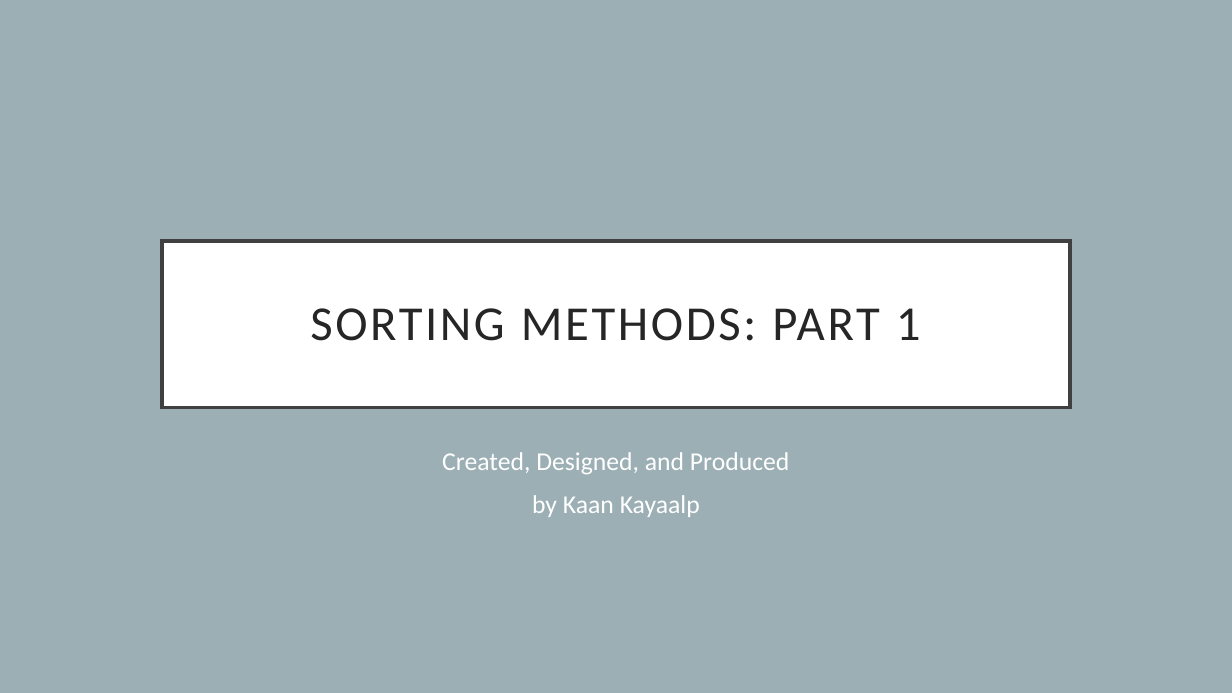
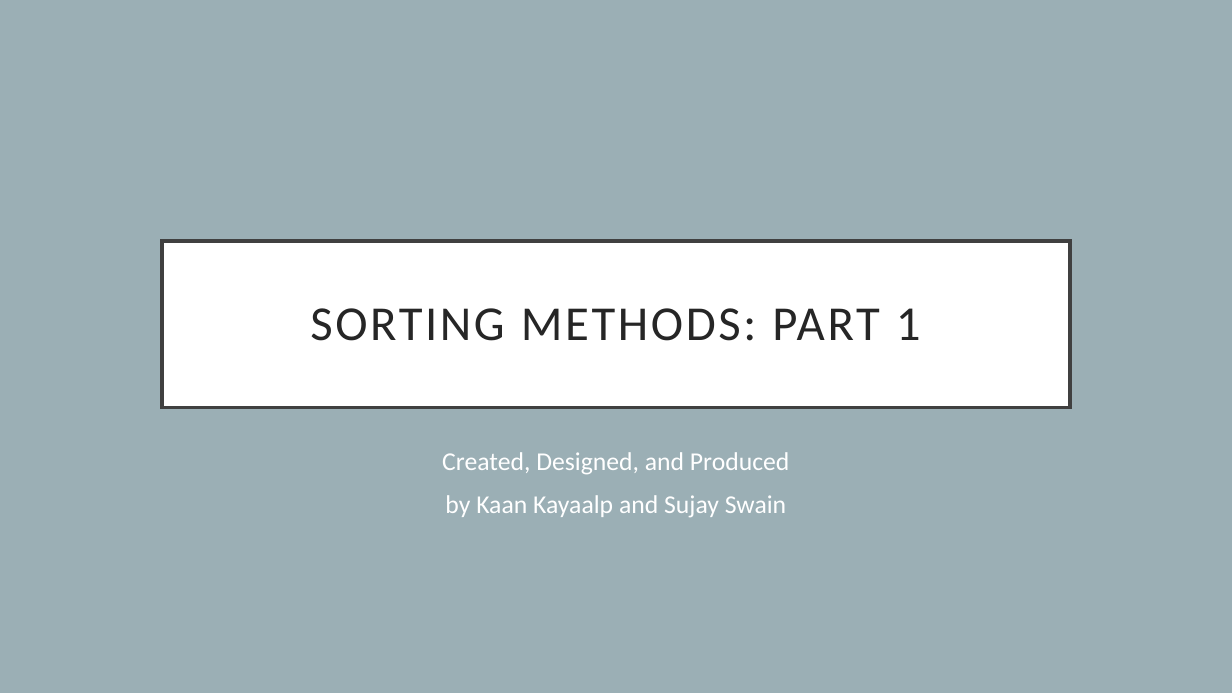
Before and after one commit to susw12/javaRepos, a slide deck: slide 1 of ADS Exercise 2/CS Sorting Video.pptx. Drawn at 1232x693 pixels with LibreOffice and Linux fonts; fonts in the diff are those of the drawing. Boxes give left, top, right and bottom in pixels: in the first picture for what was removed or moved away, otherwise in the second. Text is boxed around its words. In the diff, an @@ line names an element or a change of style, - is before the commit and + after.

```diff
--- a/ADS Exercise 2/CS Sorting Video.pptx
+++ b/ADS Exercise 2/CS Sorting Video.pptx
@@ subtitle at (x1=445, y1=495, x2=786, y2=517): text changed @@
-by Kaan Kayaalp
+by Kaan Kayaalp and Sujay Swain
```
Also in this commit, not shown: 4 other files.
